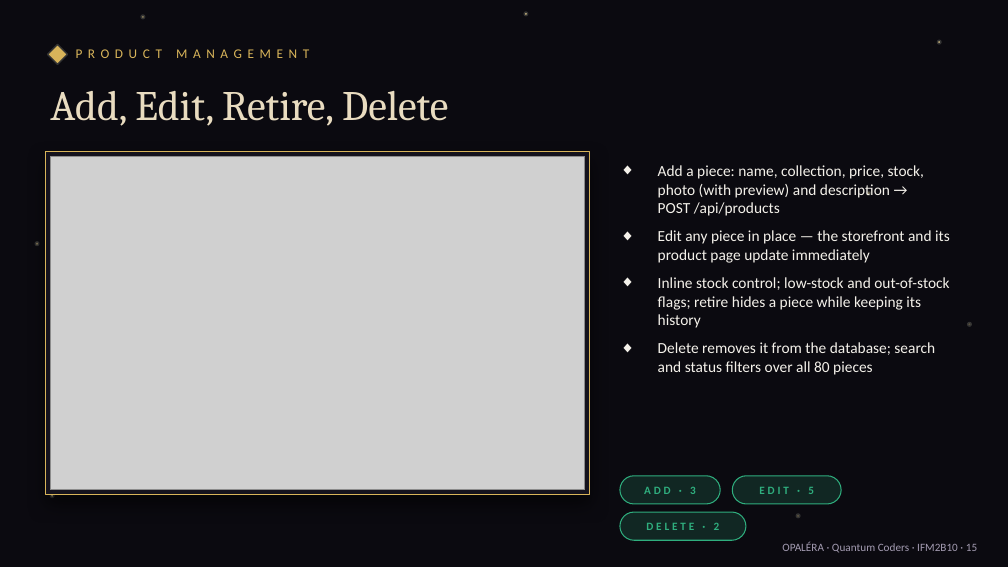
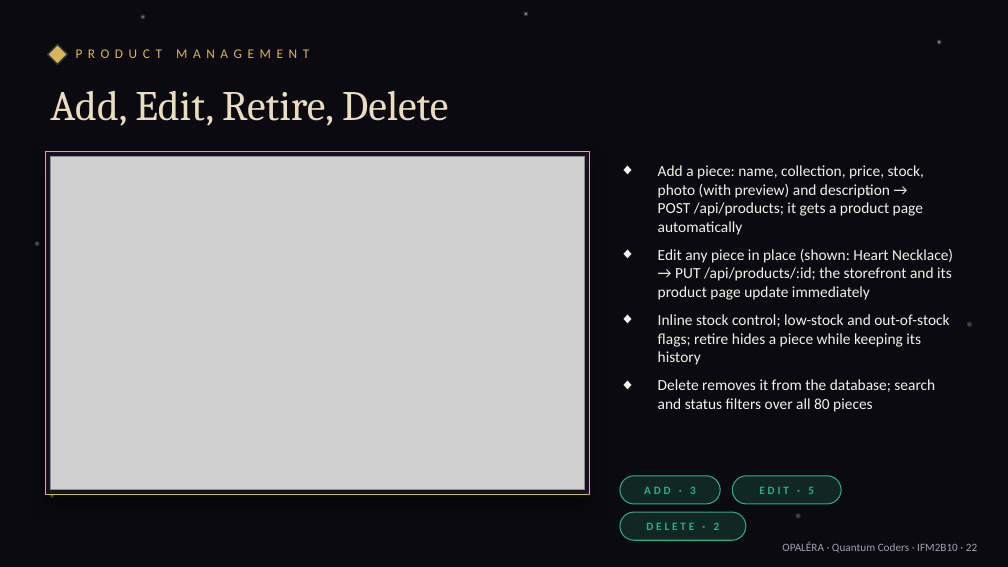
Before and after one commit to Thrivi17/Opalera, a slide deck: slide 22 of docs/OPALERA_Final_Presentation.pptx (slide 15 before the commit). Drawn at 1008x567 pixels with LibreOffice and Linux fonts; fonts in the diff are those of the drawing; grey boxes stand for pictures. Boxes give left, top, right and bottom in pixels: in the first picture for what was removed or moved away, otherwise in the second. Text is boxed around its words. In the diff, an @@ line names an element or a change of style, - is before the commit and + after.

```diff
--- a/docs/OPALERA_Final_Presentation.pptx
+++ b/docs/OPALERA_Final_Presentation.pptx
@@ text at <box>658,165,953,300</box>: text changed @@
-◆ Add a piece: name, collection, price, stock, photo (with preview) and description → POST /api/products
-◆ Edit any piece in place — the storefront and its product page update immediately
+◆ Add a piece: name, collection, price, stock, photo (with preview) and description → POST /api/products; it gets a product page automatically
+◆ Edit any piece in place (shown: Heart Necklace) → PUT /api/products/:id; the storefront and its product page update immediately
@@ text at <box>782,542,977,553</box>: text changed @@
-OPALÉRA · Quantum Coders · IFM2B10 · 15
+OPALÉRA · Quantum Coders · IFM2B10 · 22
```
Also in this commit, not shown: 18 other slides changed, 8 slides added, 1 other file.
